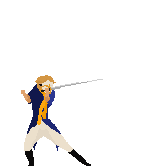
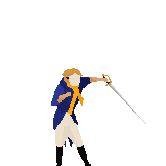
Two versions of the same layered image (166 × 166). Layer-by-layer changes:
showed "hang.png" over left=51, top=68, right=146, bottom=166
hid "5" over left=21, top=75, right=103, bottom=166
